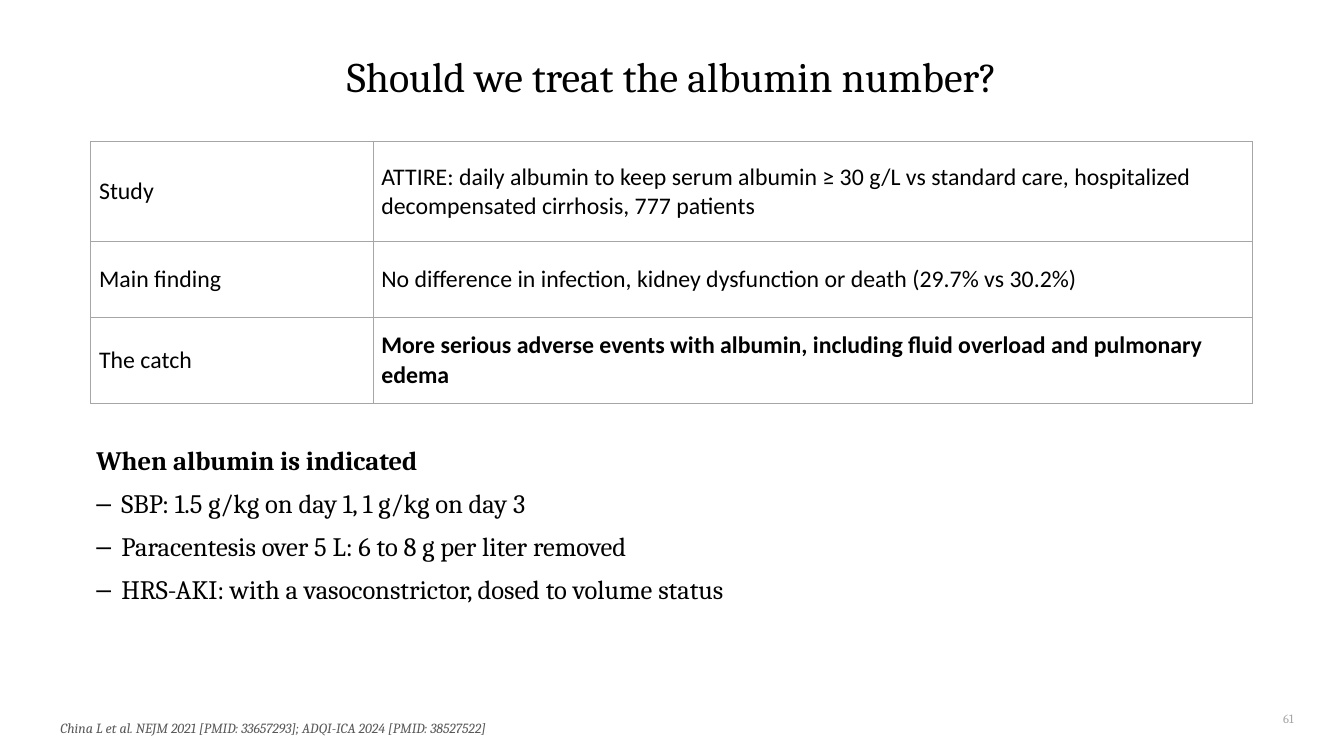
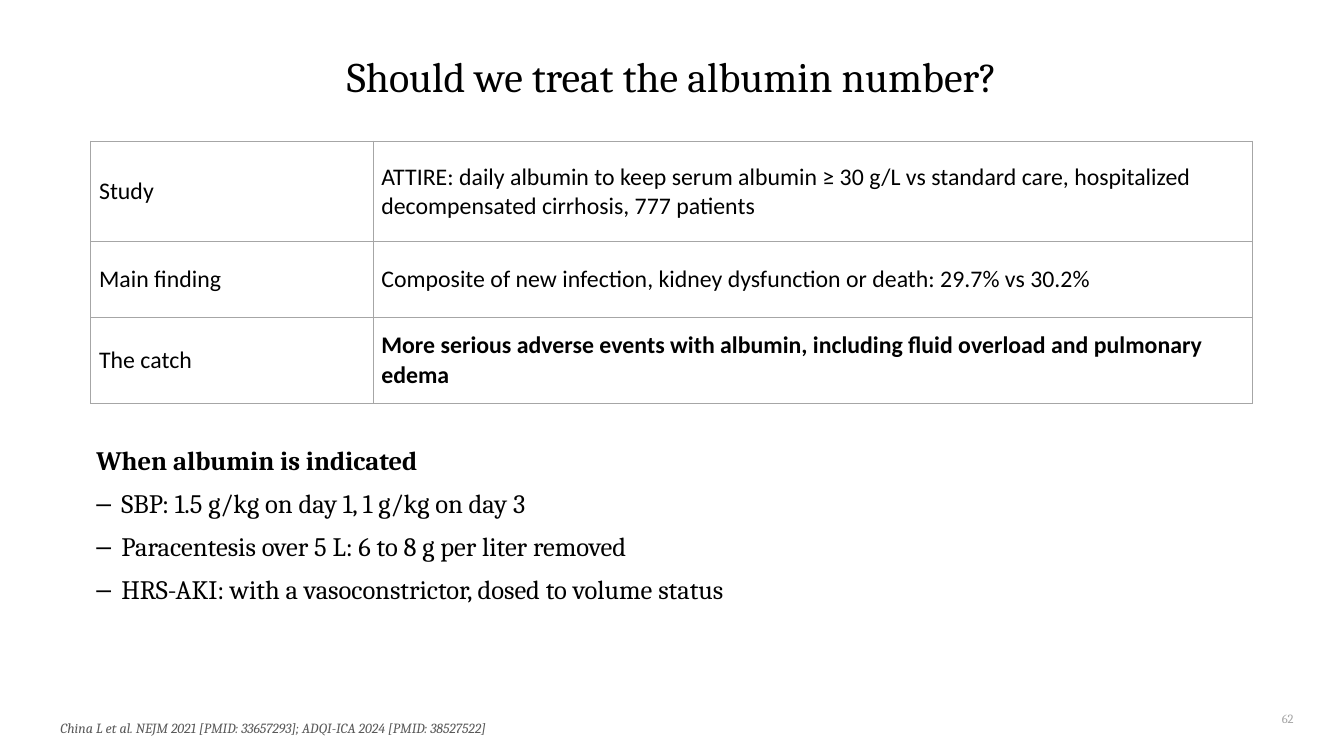
Before and after one commit to qaddodi/mohammad-almeqdadi-lectures, a slide deck: slide 62 of lectures/acute-liver-failure-aclf-in-icu/ALF and ACLF in the ICU.pptx (slide 61 before the commit). Drawn at 1344x756 pixels with LibreOffice and Linux fonts; fonts in the diff are those of the drawing. Boxes give left, top, right and bottom in pixels: in the first picture for what was removed or moved away, otherwise in the second. Text is boxed around its words. In the diff, an @@ line names an element or a change of style, - is before the commit and + after.

```diff
--- a/lectures/acute-liver-failure-aclf-in-icu/ALF and ACLF in the ICU.pptx
+++ b/lectures/acute-liver-failure-aclf-in-icu/ALF and ACLF in the ICU.pptx
@@ table at <box>91,141,1253,387</box> @@
-row 2, column 2: No difference in infection, kidney dysfunction or death (29.7% vs 30.2%)
+row 2, column 2: Composite of new infection, kidney dysfunction or death: 29.7% vs 30.2%
@@ page number at <box>1282,715,1294,723</box>: text changed @@
-61
+62
```
Also in this commit, not shown: 33 other slides changed, 5 slides added, 1 slide removed, 2 other files.
